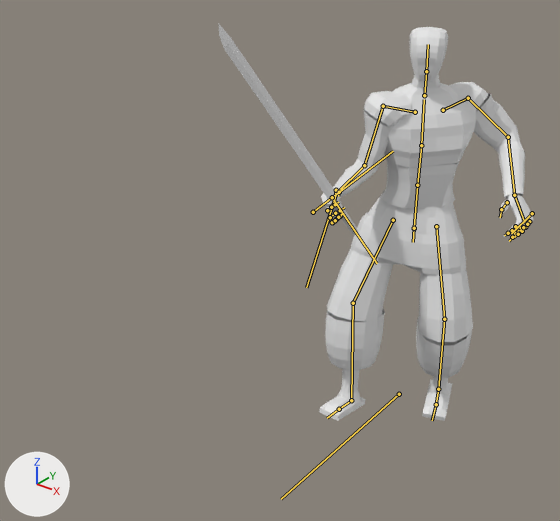
The FBX model Assets/Models/Yamishin/Yamishin.fbx, before and after one commit.
Both versions are drawn from a 50 mm lens placed at (1.59, -2.97, 2.37), pointed at (-0.05, -0.92, 1.1). Every picture has the same lights, and +X, +Y and +Z are marked at lower left. Both versions are drawn at frame 35 of the action 'Armature|Yamishin|Attack2'; the numbers are the values there. The bones that bend it are drawn over the model as lines.

The first picture shows 'Proxy'.
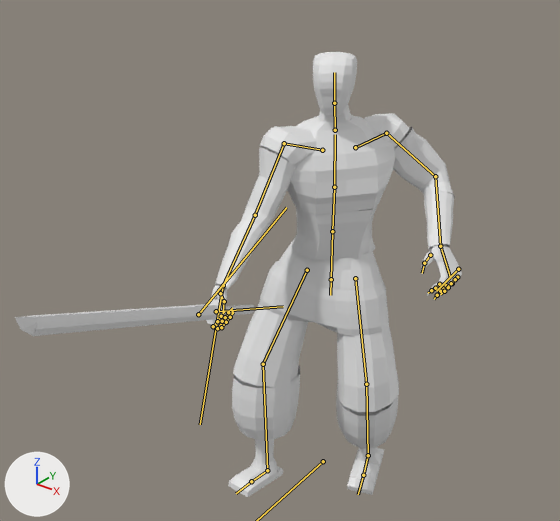
The edits, one by one:
Bone 'Root' (bone_root) moves from (0.0, 0.132, 0.0) to (0.0, 0.8, 0.0).
Bone 'Arm.R' (bone_arm_r) turns from (-59, -23, -12) to (-49, -20, 9) degrees about its own x, y and z.
Bone 'Forearm.R' (bone_forearm_r) turns from (54, -20, 39) to (17, -2, 13) degrees about its own x, y and z.

Boxes [x1, y1, x2, y2] around the edits, measured in the pictures (560 x 521 px):
'Proxy', posed (42% wider, 12% taller): before [218, 23, 533, 421]; after [15, 52, 462, 497]
bone 'Arm.R', root to tip: before (383, 106) to (364, 165); after (284, 143) to (255, 215)
bone 'Forearm.R', root to tip: before (364, 165) to (336, 193); after (255, 215) to (223, 285)
